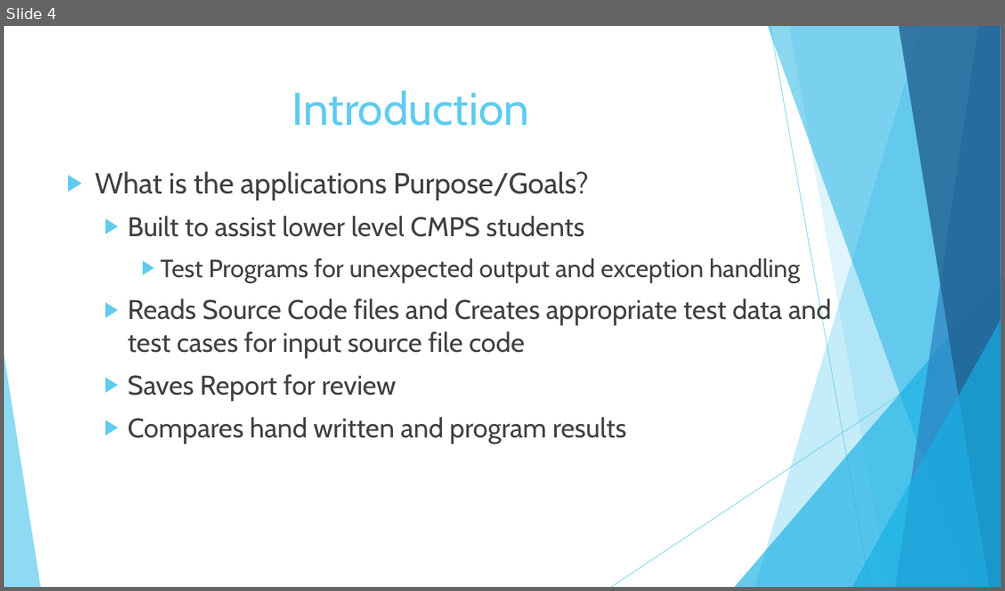
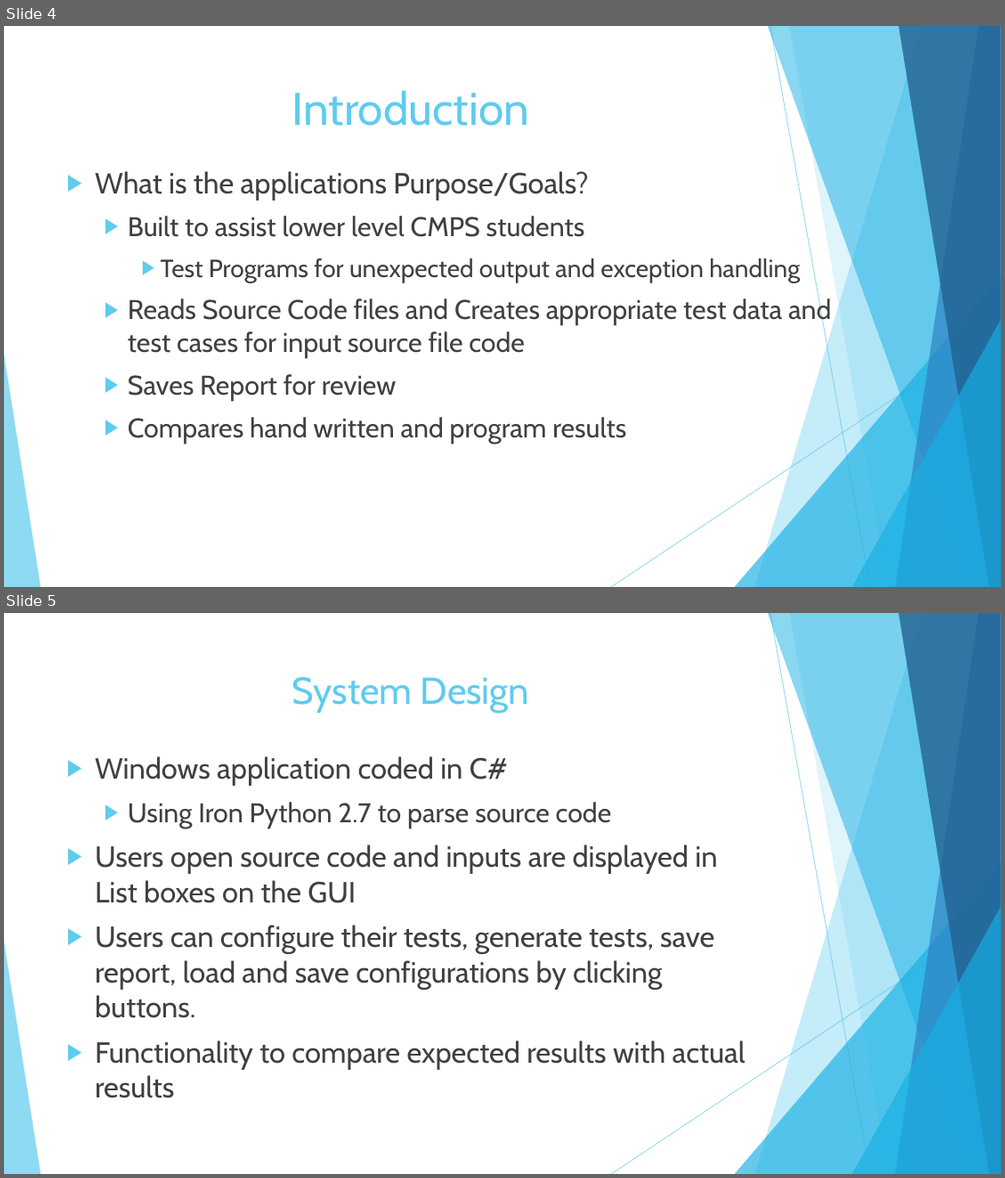
Before and after one commit to cynorfleet/Software-Engineering, a slide deck: Final Presentation.pptx. Shown one above the other, each under a label of ours: slide 4 before the commit, slides 4 and 5 after it. The pictures are 1005x591 and 1005x1178 pixels, drawn with LibreOffice and Linux fonts; fonts in the diff are those of the drawing. Boxes give left, top, right and bottom in pixels: in the first picture for what was removed or moved away, otherwise in the second. Text is boxed around its words. In the diff, an @@ line names an element or a change of style, - is before the commit and + after.

```diff
--- a/Final Presentation.pptx
+++ b/Final Presentation.pptx
@@ slide 5 added at (4, 613, 1001, 1174), background #FFFFFF; not listed: 10 template elements that a slide beside it also shows @@
@@ title added at (292, 677, 529, 713), 36 pt, text #5FCBEF @@
+System Design
@@ text added at (95, 756, 745, 1098), 28 pt, text #404040 @@
+▶ Windows application coded in C#
+  ▶ Using Iron Python 2.7 to parse source code
+▶ Users open source code and inputs are displayed in List boxes on the GUI
+▶ Users can configure their tests, generate tests, save report, load and save configurations by clicking buttons.
+▶ Functionality to compare expected results with actual results
```
Also in this commit, not shown: 2 slides changed, 1 other file.
